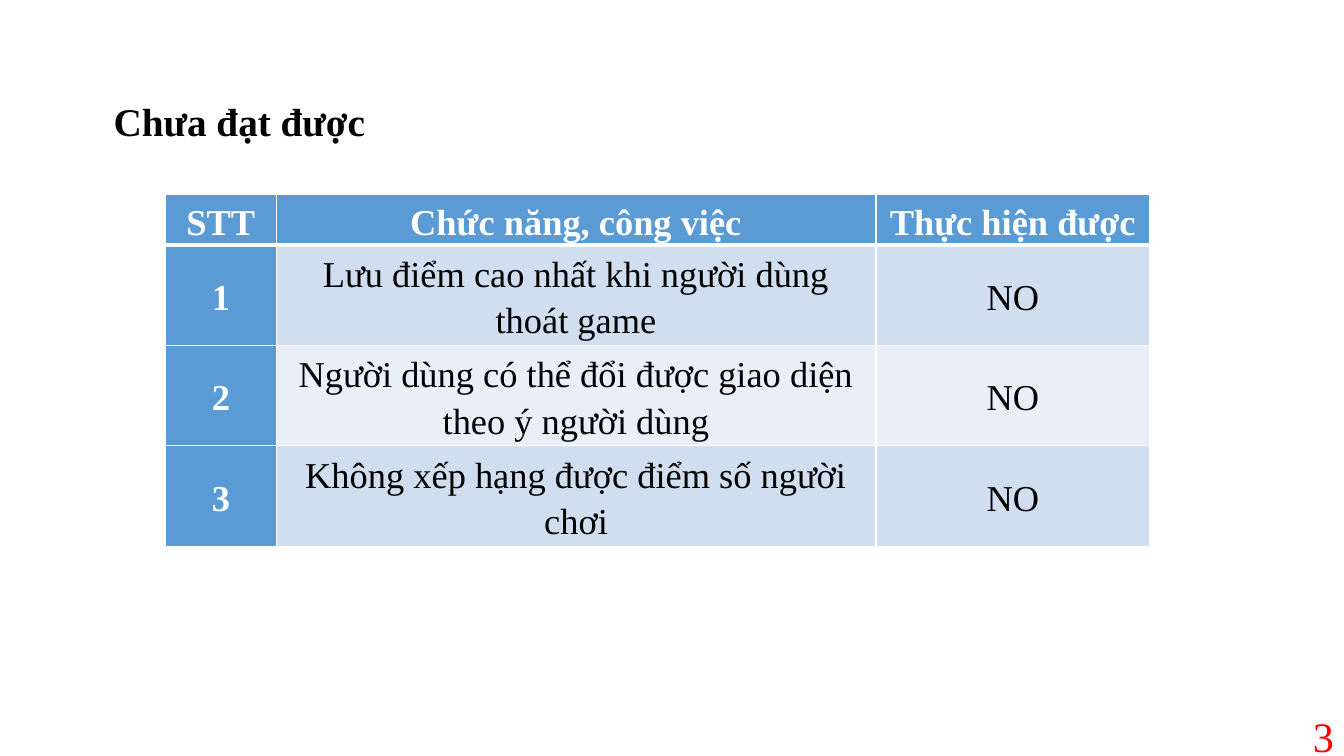
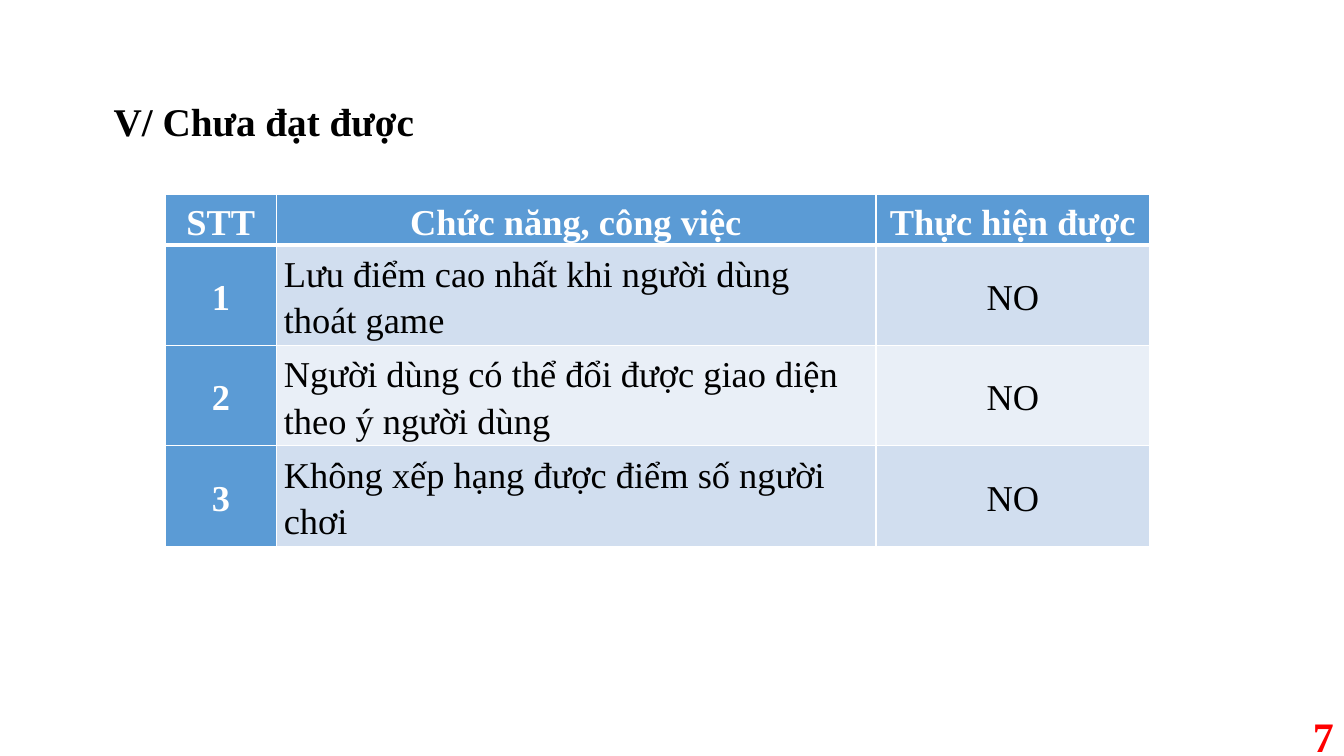
Before and after one commit to LapTrinhTroChoiVaMoPhong/GameRanSanMoi, a slide deck: slide 7 of Game.pptx (slide 3 before the commit). Drawn at 1344x756 pixels with LibreOffice and Linux fonts; fonts in the diff are those of the drawing; background and template pictures are left out. Boxes give left, top, right and bottom in pixels: in the first picture for what was removed or moved away, otherwise in the second. Text is boxed around its words. In the diff, an @@ line names an element or a change of style, - is before the commit and + after.

```diff
--- a/Game.pptx
+++ b/Game.pptx
@@ text at (114, 108, 414, 143): text changed @@
-Chưa đạt được
+V/ Chưa đạt được
@@ table at (165, 195, 1150, 546) @@
@@ alignment centre to left @@
@@ page number at (1313, 724, 1334, 752): text changed; bold on @@
-3
+7
```
Also in this commit, not shown: 4 other slides changed, 5 slides added, 3 other files.
